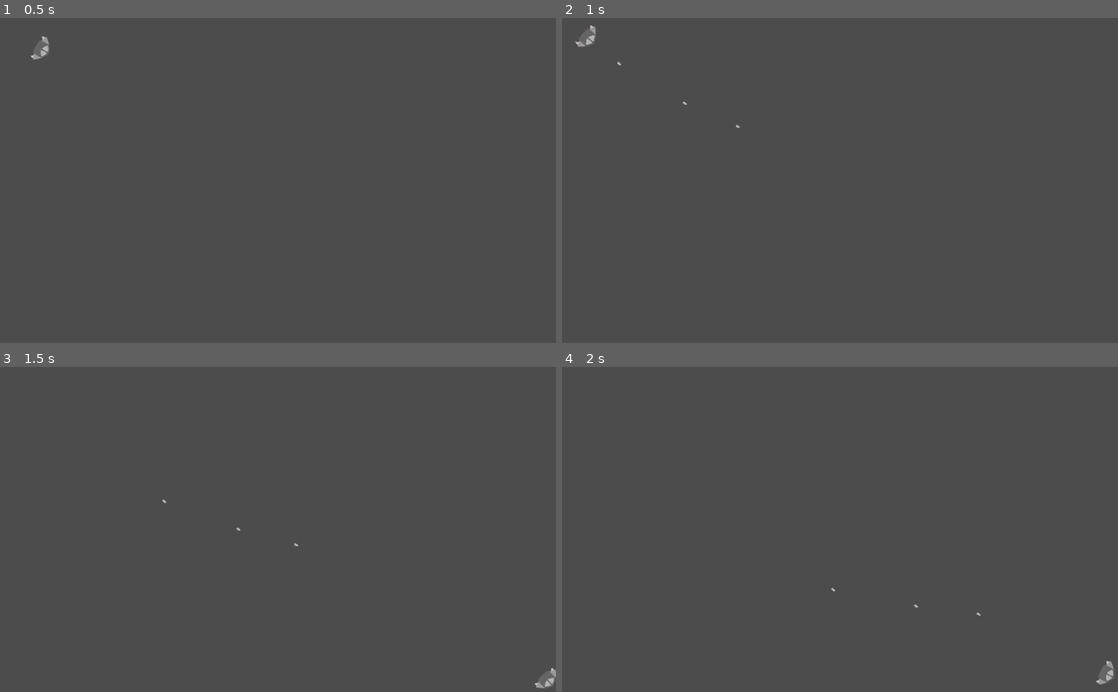
Above: before the commit, frames 1-4 (two rows, left to right).
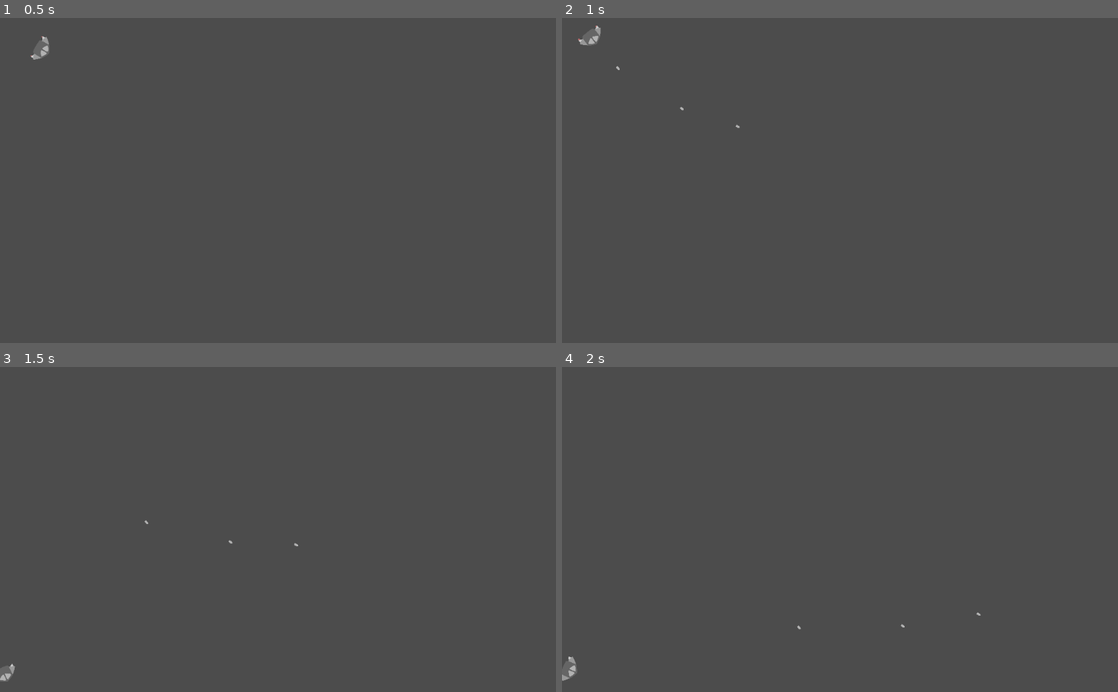
Above: after the commit, the same moments.

Repository: 3k2ng/Chaotic_Spacemass
Game: Godot game, scene res://src/Scenes/TestScene.tscn
The game is run twice, just before and just after one commit, with the same random seed, the same clock (stepped at 60 frames per second) and the same inputs. The project has no main scene, so this scene is started directly.
Inputs:
- Up to frame 1 (0.5 s): no input
- Up to frame 2 (1 s): hold D (right_0) from 0.53 s (still down); hold S (shoot_0) from 0.53 s (still down)
- Up to frame 3 (1.5 s): release D (right_0) at 1.28 s; release S (shoot_0) at 1.28 s; hold A (left_0) from 1.28 s (still down); tap S (shoot_0) at 1.35 s
- Up to frame 4 (2 s): keep holding A (left_0)

Frame 1 is identical in both runs. In frame 2, 0.1% of the frame differs, in the area x 2-23%, y 2-29%; in frame 3, 0.3%; in frame 4, 0.3%, in the area x 0-100%, y 67-98%.

Commit message:
adjust physics

Diff:
--- a/src/Objects/Player.gd
+++ b/src/Objects/Player.gd
@@ -61,16 +61,18 @@
 	elif abs(speed_right - speed_aim_right) > 0:
 		speed_right += (speed_aim_right - speed_right) * delta
 	right_engine_sprite.scale.y = .1 + .7 * (speed_right/speed_limit)
+
 	#Calculate rotation and velocity
 	var forward_speed: float = 2 * min(speed_left, speed_right)
 	var remaining_speed: float = max(speed_left, speed_right) - min(speed_left, speed_right)
-	velocity = Vector2.UP * forward_speed
+	velocity = Vector2.UP * (forward_speed + remaining_speed * .32)
 	if speed_left >= speed_right:
-		rotating_speed = remaining_speed * .6 / 48
-		velocity += Vector2.RIGHT * remaining_speed * .2
+		rotating_speed = remaining_speed / 40
+		velocity += Vector2.RIGHT * remaining_speed * .32
 	else:
-		rotating_speed = - remaining_speed * .6 / 48
-		velocity += Vector2.LEFT * remaining_speed * .2
+		rotating_speed = - remaining_speed /40
+		velocity += Vector2.LEFT * remaining_speed * .32
+
 	#Shoot
 	if Input.is_action_pressed("shoot_0") and cd_timer <= 0 and loaded_bullets > 0:
 		var new_bullet = bullet.instance()
